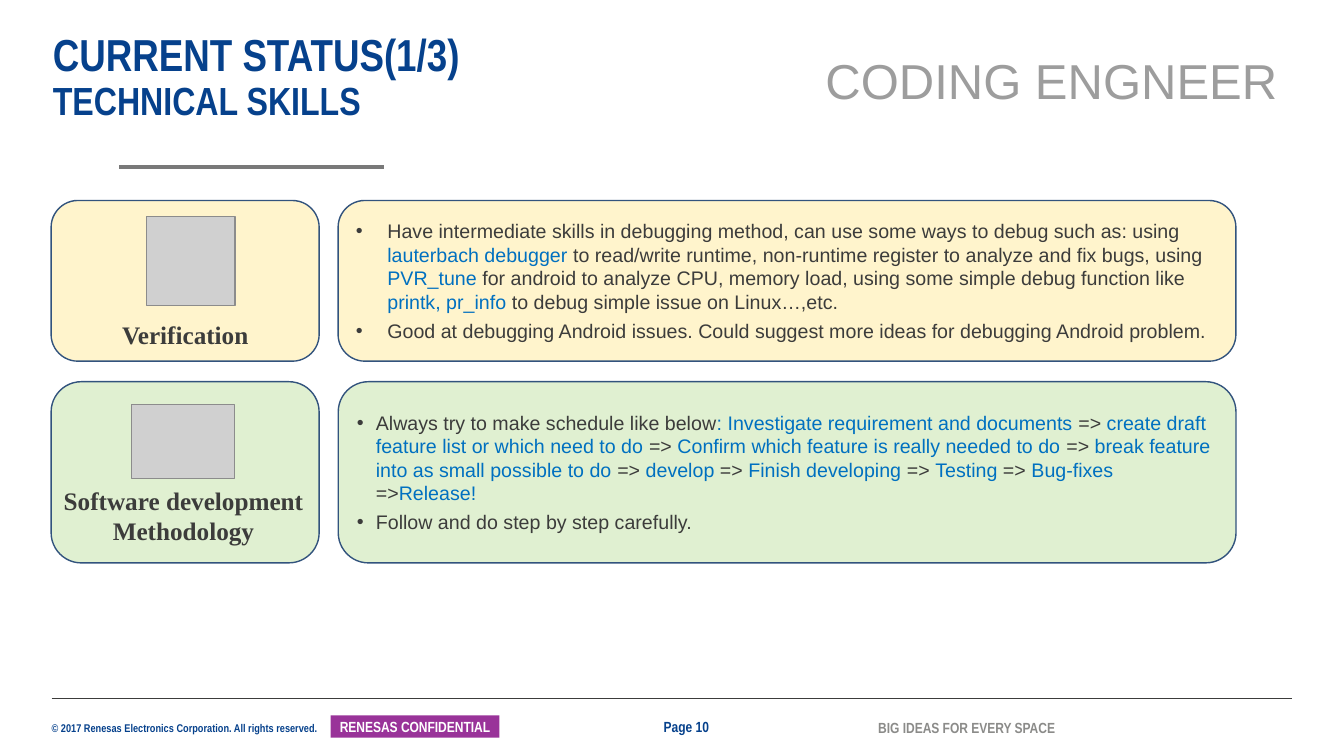
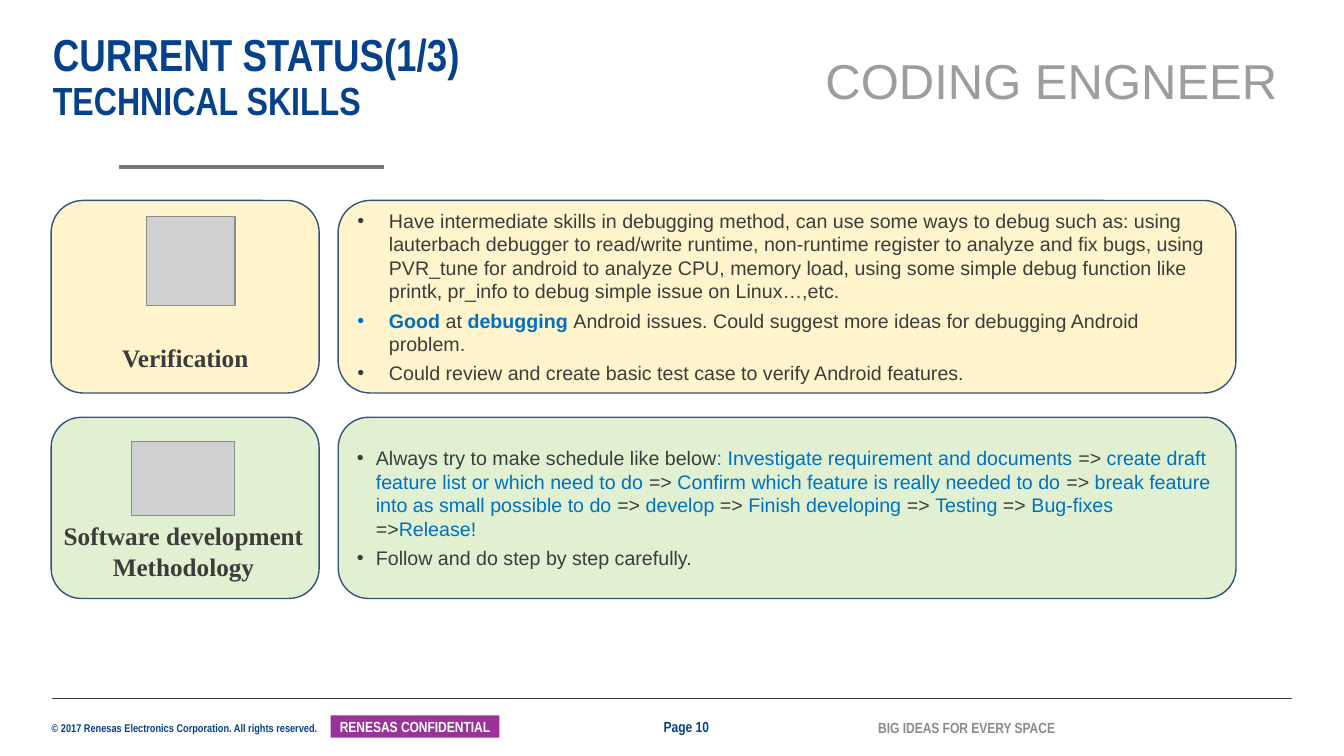
Before and after one commit to tranchikha/myapplication, a slide deck: slide 10 of LAST_TERM/2042_TranChiKha_ISS_MentorMentee_26G.pptx. Drawn at 1344x756 pixels with LibreOffice and Linux fonts; fonts in the diff are those of the drawing; grey boxes stand for pictures; background and template pictures are left out. Boxes give left, top, right and bottom in pixels: in the first picture for what was removed or moved away, otherwise in the second. Text is boxed around its words. In the diff, an @@ line names an element or a change of style, - is before the commit and + after.

```diff
--- a/LAST_TERM/2042_TranChiKha_ISS_MentorMentee_26G.pptx
+++ b/LAST_TERM/2042_TranChiKha_ISS_MentorMentee_26G.pptx
@@ rounded rectangle: place and size @@
-rounded rectangle at box(51, 201, 320, 361)
+rounded rectangle at box(51, 201, 320, 393)
@@ rounded rectangle "Have intermediate skills in debugging ...": place and size @@
-rounded rectangle "Have intermediate skills in debugging ..." at box(338, 201, 1236, 361)
+rounded rectangle "Have intermediate skills in debugging ..." at box(338, 201, 1236, 393)
@@ text in rounded rectangle at box(389, 213, 1204, 355): text colour #0070C0 to #3C3C3B in "lauterbach debugger PVR_tune printk, pr_info"; text colour #3C3C3B to #0070C0, bold on in "Good debugging" @@
@@ text "Verification": place and size @@
-text "Verification" at box(122, 326, 248, 345)
+text "Verification" at box(122, 349, 248, 368)
@@ text in rounded rectangle at box(389, 365, 963, 384): paragraph added @@
+• Could review and create basic test case to verify Android features.
@@ 2 rounded rectangles, 1 text: place and size @@
-2 rounded rectangles, 1 text at box(51, 382, 1237, 564)
+2 rounded rectangles, 1 text at box(51, 417, 1237, 599)
@@ picture: place and size @@
-picture at box(132, 404, 235, 479)
+picture at box(131, 442, 234, 516)
```
Also in this commit, not shown: 6 other slides changed.
